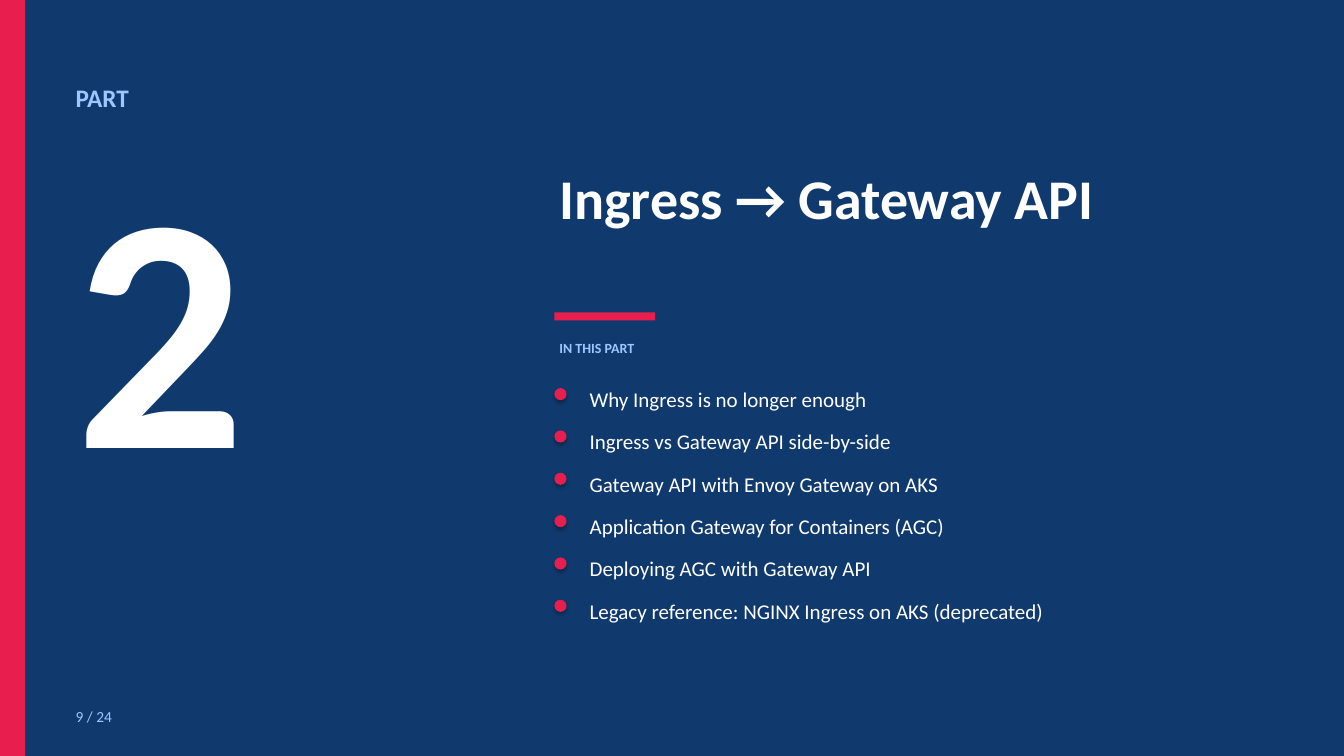
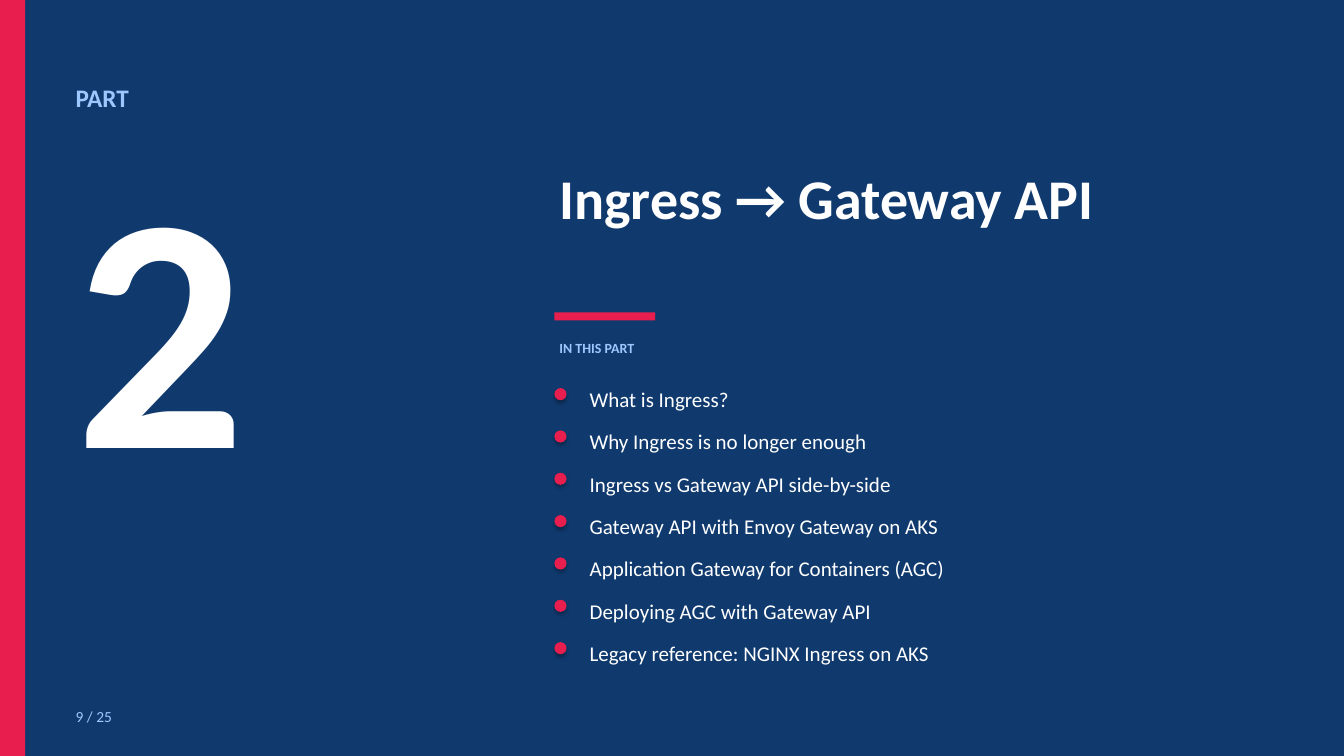
Before and after one commit to johankardell/aksingress2026, a slide deck: slide 9 of PRESENTATION.pptx. Drawn at 1344x756 pixels with LibreOffice and Linux fonts; fonts in the diff are those of the drawing. Boxes give left, top, right and bottom in pixels: in the first picture for what was removed or moved away, otherwise in the second. Text is boxed around its words. In the diff, an @@ line names an element or a change of style, - is before the commit and + after.

```diff
--- a/PRESENTATION.pptx
+++ b/PRESENTATION.pptx
@@ text added at (590,392,729,411), 15 pt, text #FFFFFF @@
+What is Ingress?
@@ text "Ingress vs Gateway API side-by-side": place and size @@
-text "Ingress vs Gateway API side-by-side" at (590,434,891,453)
+text "Ingress vs Gateway API side-by-side" at (590,477,891,496)
@@ 3 texts: place and size @@
-3 texts at (590,392,944,538)
+3 texts at (590,434,944,580)
@@ text "Deploying AGC with Gateway API": place and size @@
-text "Deploying AGC with Gateway API" at (590,561,870,580)
+text "Deploying AGC with Gateway API" at (590,604,870,623)
@@ ellipse added at (555,642,567,654), fill #E81E4F @@
@@ text at (590,646,928,665): text changed @@
-Legacy reference: NGINX Ingress on AKS (deprecated)
+Legacy reference: NGINX Ingress on AKS
@@ text at (76,712,112,722): text changed @@
-9 / 24
+9 / 25
```
Also in this commit, not shown: 22 other slides changed, 1 slide added, 7 other files.
